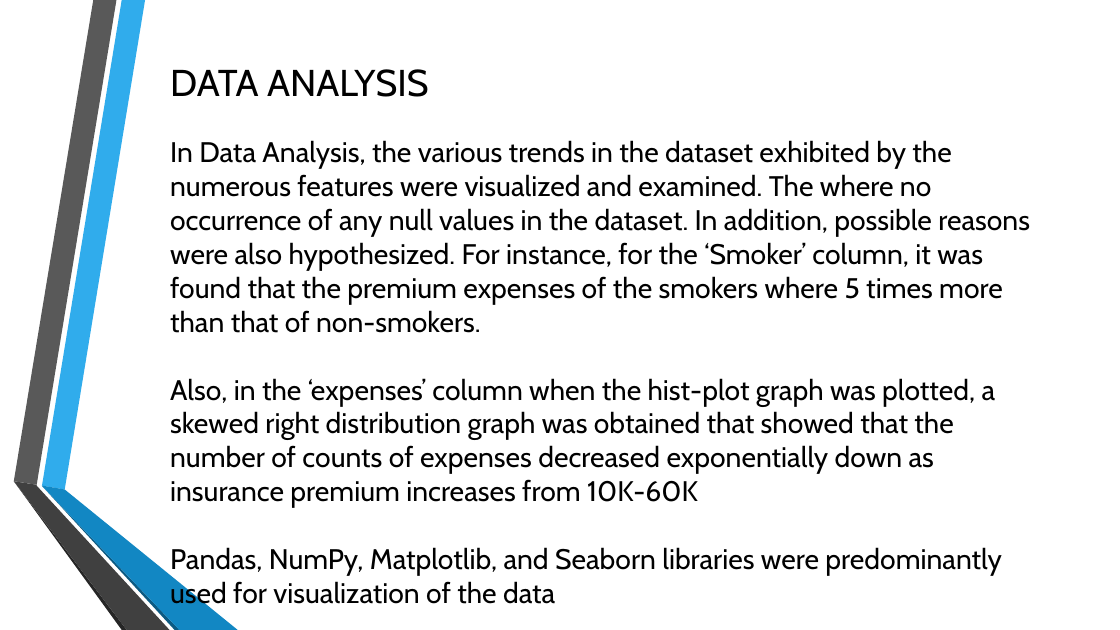
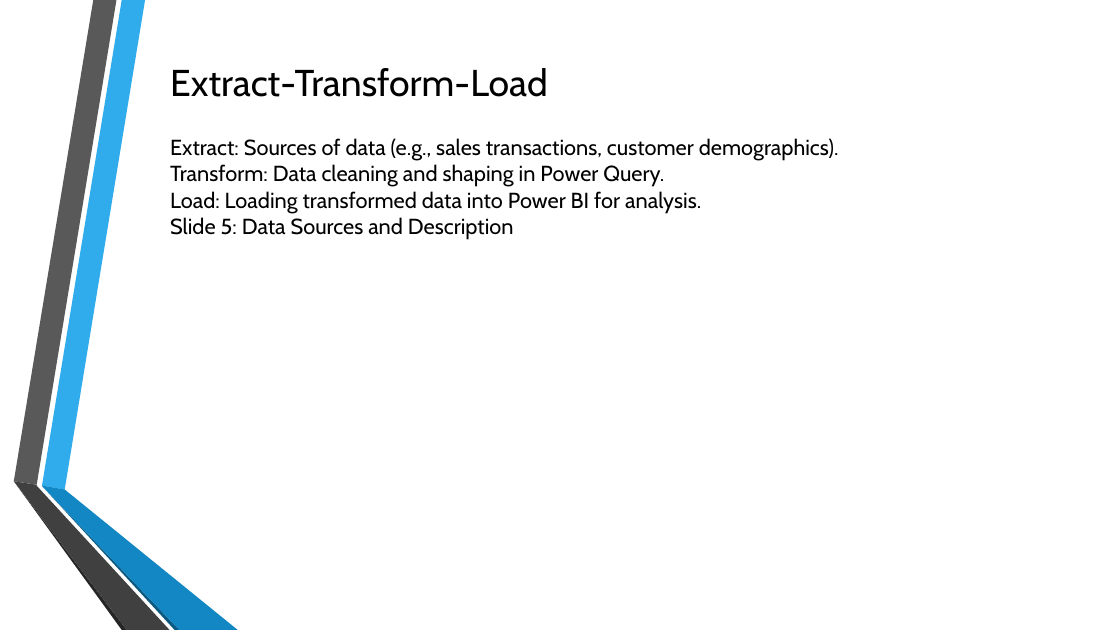
Before and after one commit to krishnan5307/Amazon-sales-data-analytics, a slide deck: slide 3 of Final_Project_Report_amazon_sale_data_analytics.pptx. Drawn at 1120x630 pixels with LibreOffice and Linux fonts; fonts in the diff are those of the drawing; background and template pictures are left out. Boxes give left, top, right and bottom in pixels: in the first picture for what was removed or moved away, otherwise in the second. Text is boxed around its words. In the diff, an @@ line names an element or a change of style, - is before the commit and + after.

```diff
--- a/Final_Project_Report_amazon_sale_data_analytics.pptx
+++ b/Final_Project_Report_amazon_sale_data_analytics.pptx
@@ title at <box>170,68,548,97</box>: text changed @@
-DATA ANALYSIS
+Extract-Transform-Load
@@ text at <box>170,138,839,239</box>: text changed; size 18.2 to 14 pt @@
-In Data Analysis, the various trends in the dataset exhibited by the numerous features were visualized and examined. The where no occurrence of any null values in the dataset. In addition, possible reasons were also hypothesized. For instance, for the ‘Smoker’ column, it was found that the premium expenses of the smokers where 5 times more than that of non-smokers.
-Also, in the ‘expenses’ column when the hist-plot graph was plotted, a skewed right distribution graph was obtained that showed that the number of counts of expenses decreased exponentially down as insurance premium increases from 10K-60K
-Pandas, NumPy, Matplotlib, and Seaborn libraries were predominantly used for visualization of the data
+Extract: Sources of data (e.g., sales transactions, customer demographics).
+Transform: Data cleaning and shaping in Power Query.
+Load: Loading transformed data into Power BI for analysis.
+Slide 5: Data Sources and Description
```
Also in this commit, not shown: 5 other slides changed, 2 slides added, 1 slide removed.
